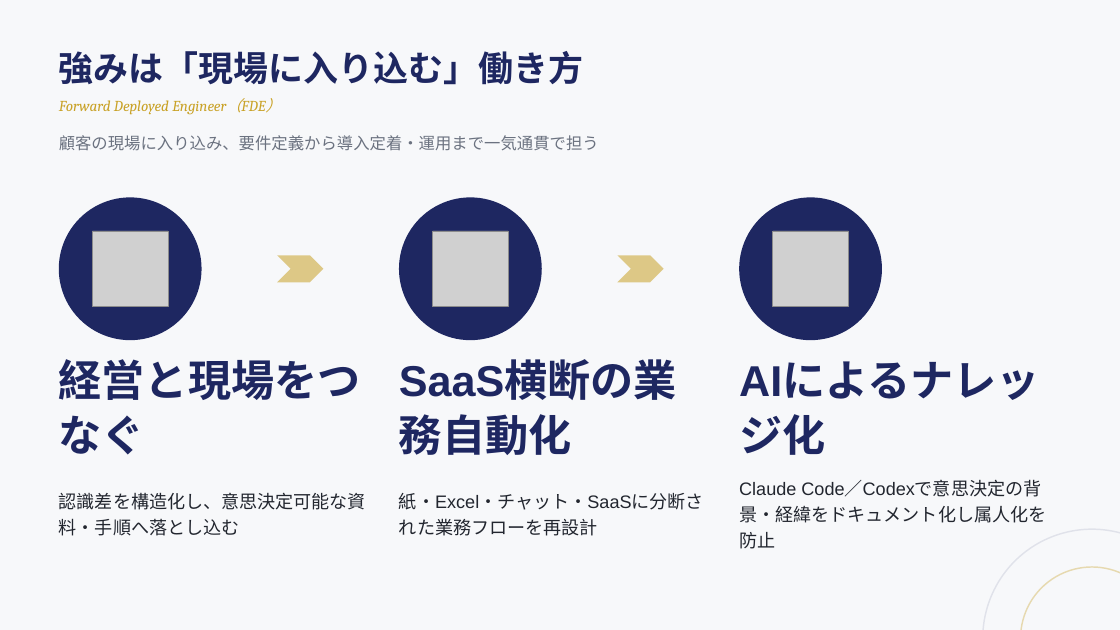
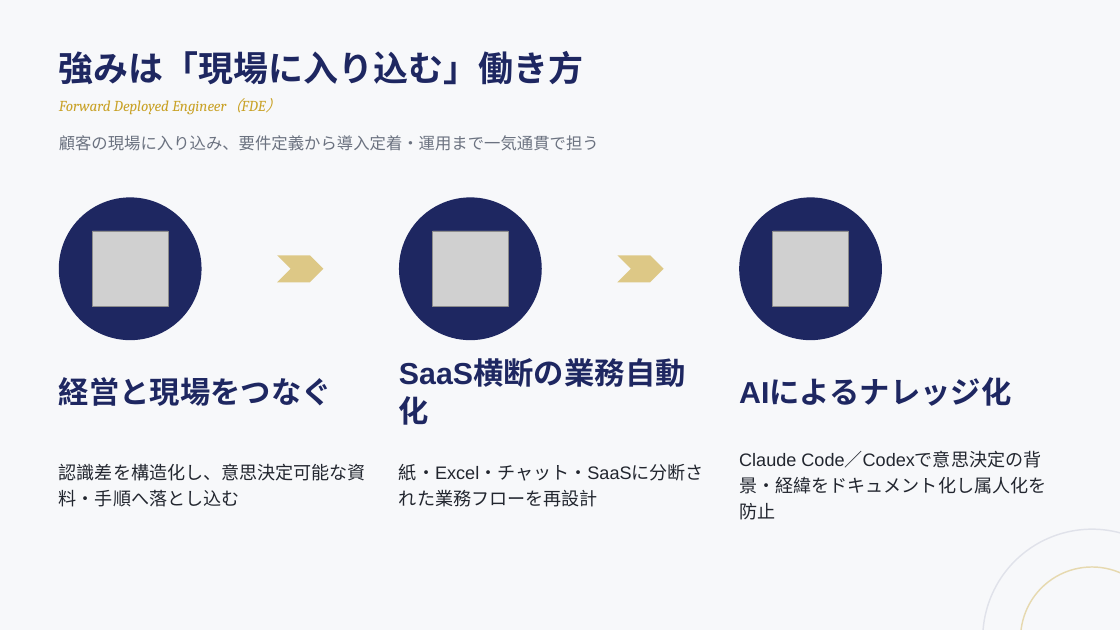
Before and after one commit to hioguitar/practice_20250730, a slide deck: slide 4 of 03_carrire/ポートフォリオ/日置俊行_ポートフォリオ.pptx. Drawn at 1120x630 pixels with LibreOffice and Linux fonts; fonts in the diff are those of the drawing; grey boxes stand for pictures. Boxes give left, top, right and bottom in pixels: in the first picture for what was removed or moved away, otherwise in the second. Text is boxed around its words. In the diff, an @@ line names an element or a change of style, - is before the commit and + after.

Commit message:
ポートフォリオPPTX:タイトルフォントを26ptに調整しアイコンとのバランスを改善
アイコン拡大後、タイトルフォント(40/37pt)が大きすぎるとのフィードバックを受け26ptへ縮小。1行表示になりレイアウトの余白も改善。

```diff
--- a/03_carrire/ポートフォリオ/日置俊行_ポートフォリオ.pptx
+++ b/03_carrire/ポートフォリオ/日置俊行_ポートフォリオ.pptx
@@ size 37 to 26 pt in 3 elements at <box>59,377,332,406</box>, <box>399,357,714,424</box>, <box>739,379,1011,406</box> @@
@@ 3 texts: place and size @@
-3 texts at <box>59,481,1046,549</box>
+3 texts at <box>59,452,1046,520</box>
```
Also in this commit, not shown: 1 other slide changed, 2 other files.
